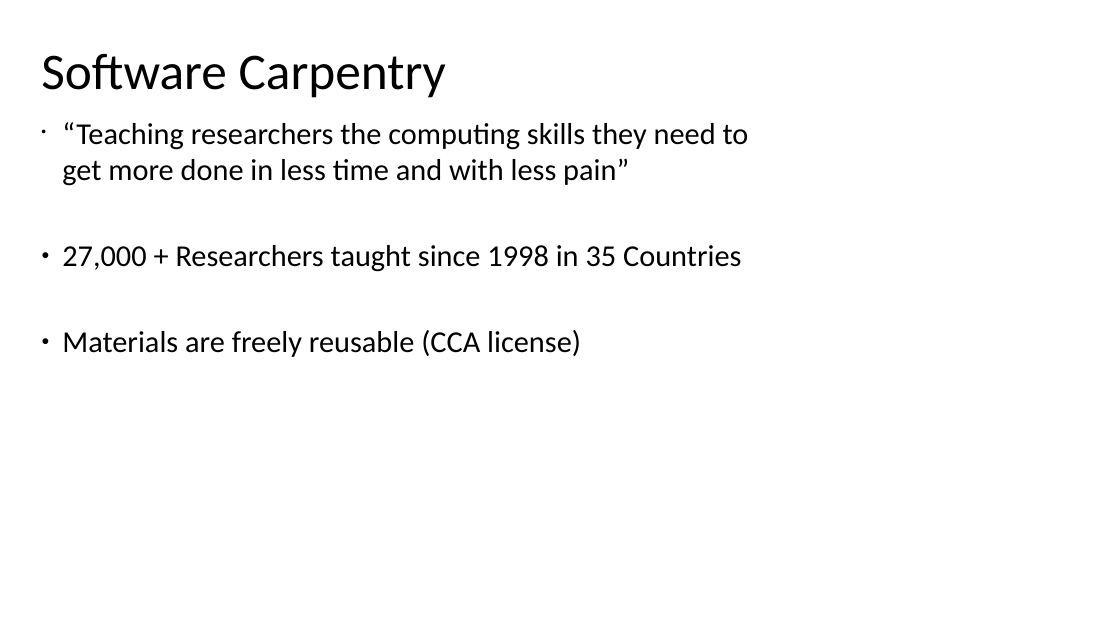
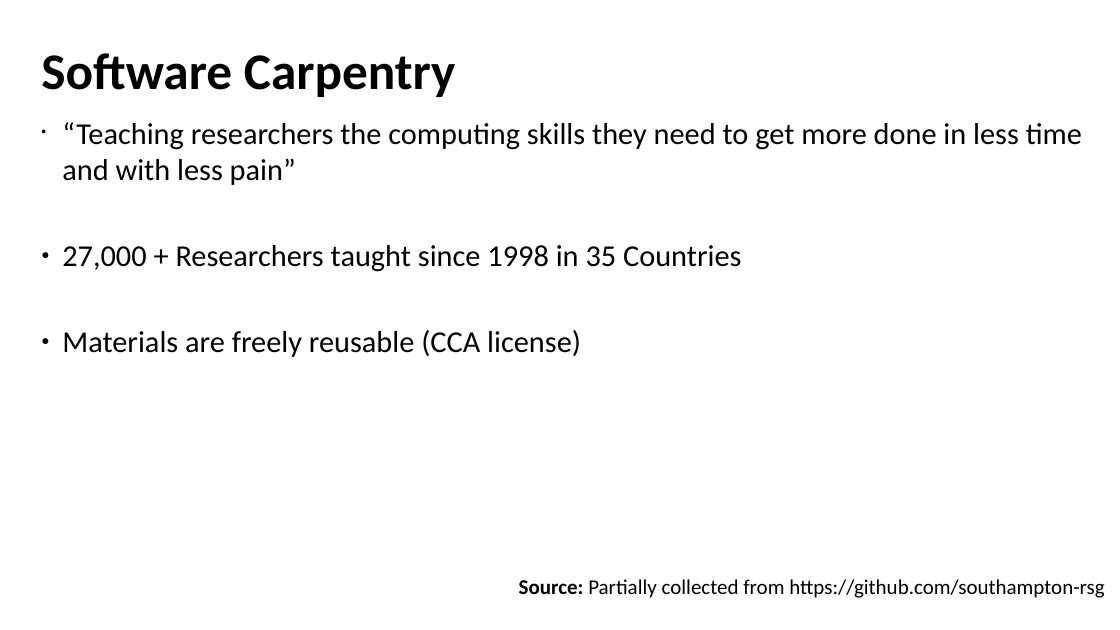
Before and after one commit to DevasenaInupakutika/2019-03-18-iowa_state, a slide deck: slide 2 of Intro-slides-March18-2019.pptx. Drawn at 1120x630 pixels with LibreOffice and Linux fonts; fonts in the diff are those of the drawing. Boxes give left, top, right and bottom in pixels: in the first picture for what was removed or moved away, otherwise in the second. Text is boxed around its words. In the diff, an @@ line names an element or a change of style, - is before the commit and + after.

Commit message:
Added source citation to one of the slides

```diff
--- a/Intro-slides-March18-2019.pptx
+++ b/Intro-slides-March18-2019.pptx
@@ title "Software Carpentry" at bbox=[41, 53, 456, 97]: bold on @@
@@ text "“Teaching researchers the computing skills ..." rewrapped from bbox=[62, 122, 749, 357] to bbox=[62, 122, 1082, 357] @@
@@ text added at bbox=[519, 579, 1105, 598], 18 pt, text #000000 @@
+Source: Partially collected from https://github.com/southampton-rsg
```
